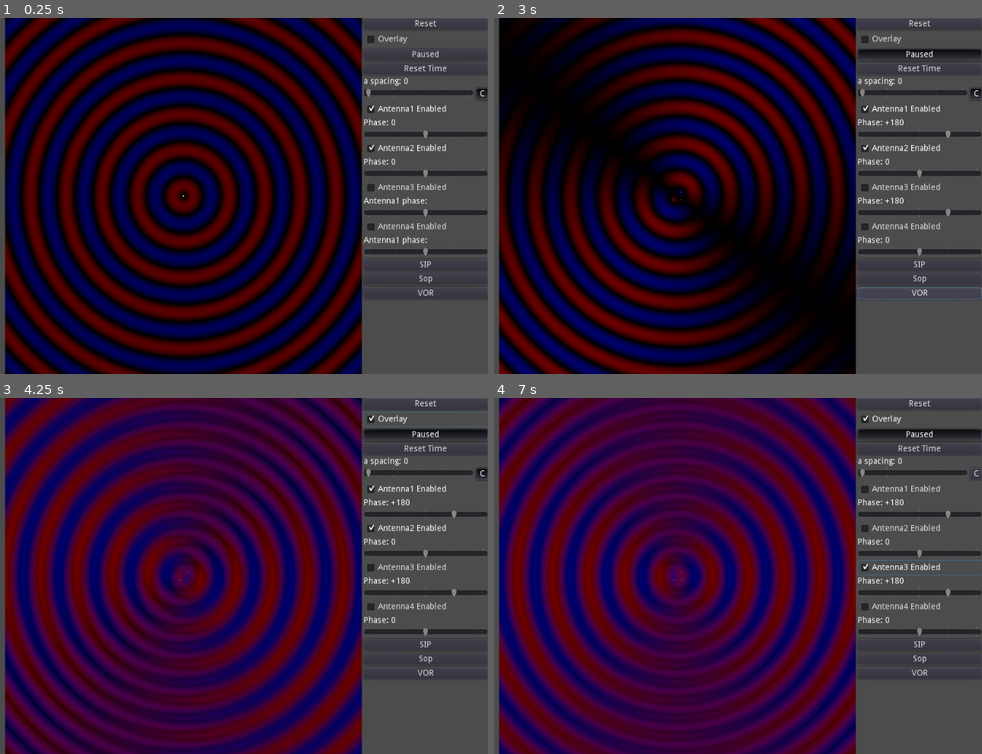
Above: before the commit, frames 1-4 (two rows, left to right).
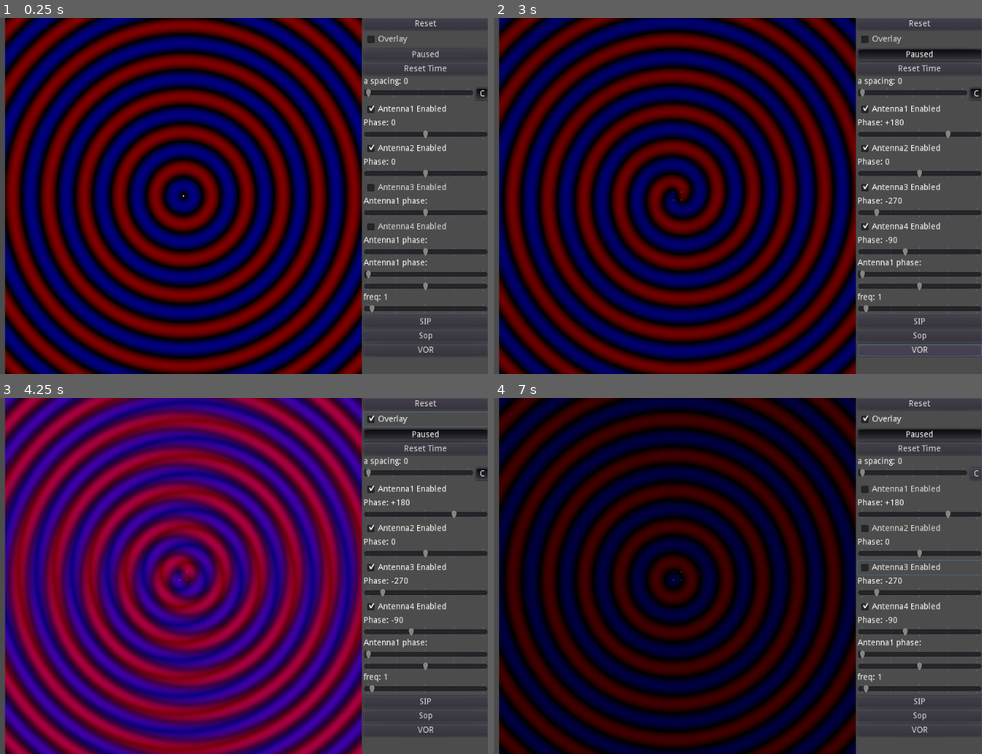
Above: after the commit, the same moments.

Repository: scapegoat57/NavSim
Game: Godot game, scene res://AntennaGraph.tscn
Same seed, same stepped clock (60 frames per second), same inputs: the game is played once before the commit and once after it.
Inputs:
- Up to frame 1 (0.25 s): no input
- Up to frame 2 (3 s): click "Reset" at 0.5 s; click "Paused" at 1.25 s; click "Reset Time" at 2 s; click "VOR" at 2.75 s
- Up to frame 3 (4.25 s): click "Overlay" at 3.5 s
- Up to frame 4 (7 s): click "C" at 4.25 s; click "Antenna1 Enabled" at 5 s; click "Antenna2 Enabled" at 5.75 s; click "Antenna3 Enabled" at 6.5 s

The runs differ from the first frame. In frame 1, 65% of the frame differs, in the area x 0-100%, y 0-100%; in frame 2, 63%; in frame 3, 69%; in frame 4, 73%.

Commit message:
better spiral on vor sideband

Diff:
--- a/project/AntennaGraph.tscn
+++ b/project/AntennaGraph.tscn
@@ -185,22 +185,62 @@
 tick_count = 5
 ticks_on_borders = true
 
+[node name="CarrierPhaseLabel" type="Label" parent="GraphControls"]
+margin_top = 406.0
+margin_right = 209.0
+margin_bottom = 420.0
+text = "Antenna1 phase:"
+
+[node name="CarrierAmplitudeSlider" type="HSlider" parent="GraphControls"]
+margin_top = 424.0
+margin_right = 209.0
+margin_bottom = 440.0
+max_value = 1.0
+step = 0.01
+tick_count = 5
+ticks_on_borders = true
+
+[node name="CarrierPhaseSlider" type="HSlider" parent="GraphControls"]
+margin_top = 444.0
+margin_right = 209.0
+margin_bottom = 460.0
+min_value = -360.0
+max_value = 360.0
+step = 0.0
+tick_count = 5
+ticks_on_borders = true
+
+[node name="CarrierFreqLabel" type="Label" parent="GraphControls"]
+margin_top = 464.0
+margin_right = 209.0
+margin_bottom = 478.0
+text = "freq:"
+
+[node name="CarrierFreqSlider" type="HSlider" parent="GraphControls"]
+margin_top = 482.0
+margin_right = 209.0
+margin_bottom = 498.0
+max_value = 30.0
+step = 0.1
+tick_count = 5
+ticks_on_borders = true
+
 [node name="SipButton" type="Button" parent="GraphControls"]
-margin_top = 406.0
-margin_right = 209.0
-margin_bottom = 426.0
+margin_top = 502.0
+margin_right = 209.0
+margin_bottom = 522.0
 text = "SIP"
 
 [node name="SopButton" type="Button" parent="GraphControls"]
-margin_top = 430.0
-margin_right = 209.0
-margin_bottom = 450.0
+margin_top = 526.0
+margin_right = 209.0
+margin_bottom = 546.0
 text = "Sop"
 
 [node name="VorButton" type="Button" parent="GraphControls"]
-margin_top = 454.0
-margin_right = 209.0
-margin_bottom = 474.0
+margin_top = 550.0
+margin_right = 209.0
+margin_bottom = 570.0
 text = "VOR"
 
 [connection signal="gui_input" from="GraphContainer/Graph" to="GraphContainer/Graph" method="_on_Graph_gui_input"]
@@ -218,6 +258,9 @@
 [connection signal="value_changed" from="GraphControls/Antenna3PhaseSlider" to="GraphControls" method="_on_Antenna3PhaseSlider_value_changed"]
 [connection signal="toggled" from="GraphControls/Antenna4Enabled" to="GraphControls" method="_on_Antenna4Enabled_toggled"]
 [connection signal="value_changed" from="GraphControls/Antenna4PhaseSlider" to="GraphControls" method="_on_Antenna4PhaseSlider_value_changed"]
+[connection signal="value_changed" from="GraphControls/CarrierAmplitudeSlider" to="GraphControls" method="_on_CarrierAmplitudeSlider_value_changed"]
+[connection signal="value_changed" from="GraphControls/CarrierPhaseSlider" to="GraphControls" method="_on_CarrierPhaseSlider_value_changed"]
+[connection signal="value_changed" from="GraphControls/CarrierFreqSlider" to="GraphControls" method="_on_CarrierFreqSlider_value_changed"]
 [connection signal="pressed" from="GraphControls/SipButton" to="GraphControls" method="_on_SipButton_pressed"]
 [connection signal="pressed" from="GraphControls/SopButton" to="GraphControls" method="_on_SopButton_pressed"]
 [connection signal="pressed" from="GraphControls/VorButton" to="GraphControls" method="_on_VorButton_pressed"]
--- a/project/graph_controls.gd
+++ b/project/graph_controls.gd
@@ -4,19 +4,17 @@
 onready var graph_node=get_node(graph_path) as RadiationGraph;
 
 var vor_timer=0.0
+var vor_paused=false
+var vor_mode=false
 # Called when the node enters the scene tree for the first time.
 func _ready():
 	_on_ResetButton_pressed()
 
 func _process(delta):
-	vor_timer+=delta;
-	var sideband1_amplitude=sin(vor_timer)+.01
-	graph_node.set_antenna_amplitude(1,sideband1_amplitude)
-	graph_node.set_antenna_amplitude(2,sideband1_amplitude)
-
-	var sideband2_amplitude=-cos(vor_timer)+.01
-	graph_node.set_antenna_amplitude(3,sideband2_amplitude)
-	graph_node.set_antenna_amplitude(4,sideband2_amplitude)
+	if vor_mode:
+		if not vor_paused:
+			vor_timer+=delta;
+		$CarrierPhaseSlider.value=lerp(0,-360,fmod(vor_timer,10.0/1.0)/(10.0/1))
 
 
 
@@ -46,11 +44,14 @@
 	$ASpaceHBox/ASpaceToggle.pressed=true;
 	$Antenna1PhaseSlider.value = 0;
 	$Antenna2PhaseSlider.value = 0;
+	$CarrierFreqSlider.value=1.0;
+	vor_mode=false;
 
 
 
 func _on_PauseButton_toggled(button_pressed):
 	graph_node.toggle_paused(button_pressed)
+	vor_paused=button_pressed
 
 
 func _on_ASpaceSlider_value_changed(value):
@@ -61,6 +62,7 @@
 
 func _on_ResetTimeButton_pressed():
 	graph_node.reset_time()
+	vor_timer=0;
 
 
 func _on_Antenna1PhaseSlider_value_changed(value):
@@ -95,8 +97,12 @@
 	graph_node.set_NESW_with_a_space(27.5)
 	$Antenna1PhaseSlider.value=180.0
 	$Antenna2PhaseSlider.value=0.0
-	$Antenna3PhaseSlider.value=180.0
-	$Antenna4PhaseSlider.value=0.0
+	$Antenna3PhaseSlider.value=-270.0
+	$Antenna4PhaseSlider.value=-90.0
+	$Antenna3Enabled.pressed = true
+	$Antenna4Enabled.pressed = true
+	$CarrierAmplitudeSlider.value=0
+	vor_mode=true;
 
 
 func _on_Antenna3PhaseSlider_value_changed(value):
@@ -107,3 +113,17 @@
 func _on_Antenna4PhaseSlider_value_changed(value):
 	graph_node.set_antenna_phase(4,value)
 	$Antenn4PhaseLabel.text="Phase: " + ("+" if value>0 else "") + String(value)
+
+
+func _on_CarrierAmplitudeSlider_value_changed(value):
+	graph_node.set_antenna_amplitude(5,value)
+
+
+func _on_CarrierPhaseSlider_value_changed(value):
+	graph_node.set_antenna_phase(5,value)
+	$CarrierPhaseLabel.text="Phase: " + ("+" if value>0 else "") + String(value)
+
+
+func _on_CarrierFreqSlider_value_changed(value):
+	graph_node.set_carrier_freq(value)
+	$CarrierFreqLabel.text="freq: "+String(value)
--- a/project/radiation_graph.gd
+++ b/project/radiation_graph.gd
@@ -5,10 +5,12 @@
 export var ZoomLevel=10.0
 export var Origin:Vector2=Vector2(0,0)
 export var a_label_path:NodePath
+export var Frequency=1
 var timer=0.0;
 
 func _ready():
 	material.set_shader_param("zoom",ZoomLevel)
+	material.set_shader_param("freq", Frequency)
 
 func _process(delta):
 	if (!Paused):
@@ -30,21 +32,21 @@
 	material.set_shader_param("timer",timer)
 
 func set_pos_with_a_spacing(var a_spacing):
-	var pos1=Vector2(0,a_spacing/360)
-	var pos2=Vector2(0,-a_spacing/360)
+	var pos1=Vector2(0,a_spacing/360/Frequency)
+	var pos2=Vector2(0,-a_spacing/360/Frequency)
 	material.set_shader_param("ant1_pos",pos1)
 	material.set_shader_param("ant2_pos",pos2)
 
 func set_NWSE_with_a_space(var a_space):
-	var pos1=Vector2(-1,1)*(a_space/360)*sqrt(2)
-	var pos2=Vector2(1,-1)*(a_space/360)*sqrt(2)
+	var pos1=Vector2(-1,1)*(a_space/360/Frequency)*sqrt(2)
+	var pos2=Vector2(1,-1)*(a_space/360/Frequency)*sqrt(2)
 	material.set_shader_param("ant1_pos",pos1)
 	material.set_shader_param("ant2_pos",pos2)
 
 
 func set_NESW_with_a_space(var a_space):
-	var pos1=Vector2(1,1)*(a_space/360)*sqrt(2)
-	var pos2=Vector2(-1,-1)*(a_space/360)*sqrt(2)
+	var pos1=Vector2(1,1)*(a_space/360/Frequency)*sqrt(2)
+	var pos2=Vector2(-1,-1)*(a_space/360/Frequency)*sqrt(2)
 	material.set_shader_param("ant3_pos",pos1)
 	material.set_shader_param("ant4_pos",pos2)
 
@@ -90,3 +92,6 @@
 func set_antenna_amplitude(antenna, amplitude):
 	var param="ant" + String(antenna) + "_amplitude"
 	material.set_shader_param(param,amplitude)
+
+func set_carrier_freq(freq):
+	material.set_shader_param("carrier_freq",freq)
--- a/project/radiation_material.tres
+++ b/project/radiation_material.tres
@@ -17,8 +17,11 @@
 shader_param/ant4_pos = Vector2( 0, 0 )
 shader_param/ant4_phase = 0.0
 shader_param/ant4_amplitude = 0.0
+shader_param/ant5_amplitude = 0.0
+shader_param/ant5_phase = 0.0
 shader_param/timer = null
-shader_param/frequency = 1.0
+shader_param/freq = 3.0
+shader_param/carrier_freq = 1.0
 shader_param/zoom = 2.0
 shader_param/time_scale = 1.0
 shader_param/time_shift = 0.0
--- a/project/radiation_shader.tres
+++ b/project/radiation_shader.tres
@@ -19,8 +19,11 @@
 uniform vec2 ant4_pos=vec2(0);
 uniform float ant4_phase:hint_range(-360.0,360.0,0.1)=0.0;
 uniform float ant4_amplitude:hint_range(0.0,1.0,0.1)=0.0;
+uniform float ant5_amplitude:hint_range(0.0,1.0,.1)=0.0;
+uniform float ant5_phase:hint_range(-360.0,360.0,0.1)=0.0;
 uniform float timer;
-uniform float frequency=1.0;
+uniform float freq=3.0;
+uniform float carrier_freq=1.0;
 uniform float zoom:hint_range(0.5,20)=1.0;
 uniform float time_scale=1.0;
 uniform float time_shift=0;
@@ -35,7 +38,16 @@
 {
 	vec2 direction=field_position - antenna_position;
 	float dist=length(direction);
-	float intensity=sin(frequency * dist * TWO_PI - radians(phase) - (timer*time_scale)+time_shift);
+	float intensity=sin(freq * dist * TWO_PI - radians(phase) - (timer*time_scale)+time_shift);
+	//intensity*=0.5;
+	return intensity;
+}
+
+float intensity_from_stationary(vec2 antenna_position, vec2 field_position, float phase)
+{
+	vec2 direction=field_position - antenna_position;
+	float dist=length(direction);
+	float intensity=sin(carrier_freq * dist * TWO_PI - radians(phase) - (timer*time_scale)+time_shift);
 	//intensity*=0.5;
 	return intensity;
 }
@@ -63,7 +75,8 @@
 	float ant2 = intensity_from(ant2_pos, world_pos, ant2_phase) * ant2_amplitude / total_enabled;
 	float ant3 = intensity_from(ant3_pos, world_pos, ant3_phase) * ant3_amplitude / total_enabled;
 	float ant4 = intensity_from(ant4_pos, world_pos, ant4_phase) * ant4_amplitude / total_enabled;
-	float total= ant1 + ant2 + ant3 + ant4;
+	float carrier=intensity_from_stationary(vec2(0), world_pos, ant5_phase) * ant5_amplitude;
+	float total= ant1 + ant2 + ant3 + ant4 + carrier;
 //	total=total/total_enabled;
 	if (overlay)
 		COLOR=vec4(-min(0,ant1)-min(0,ant2)-min(0,ant3)-min(0,ant4),0,
